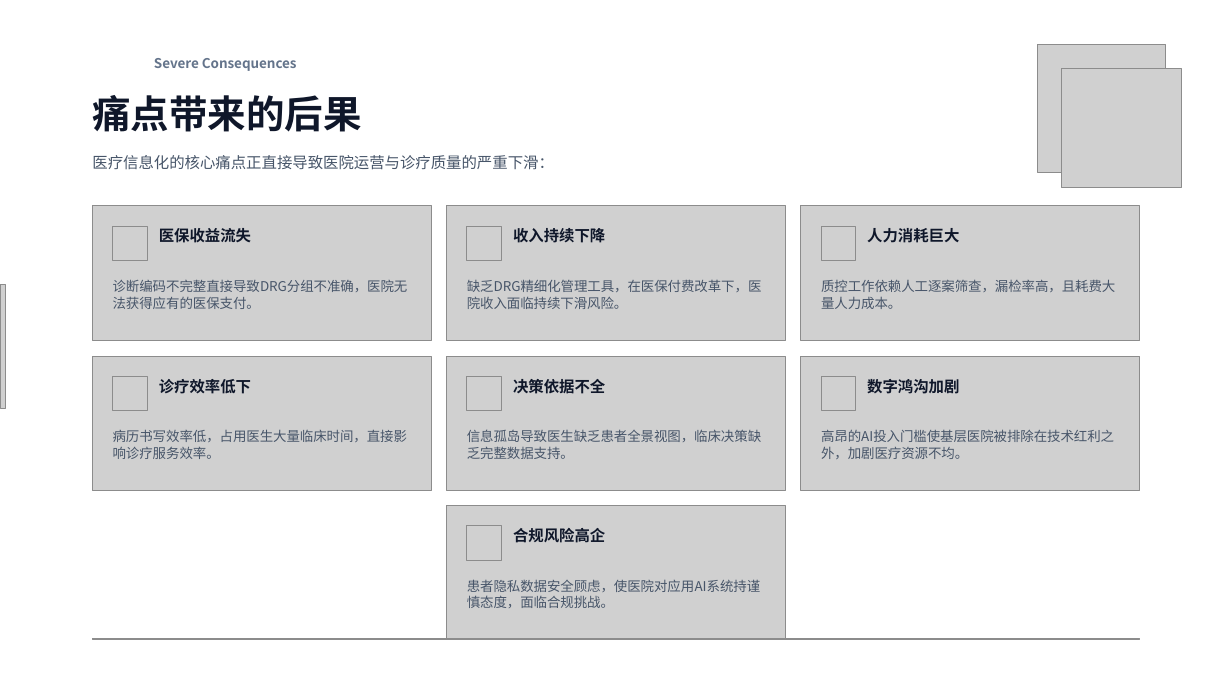
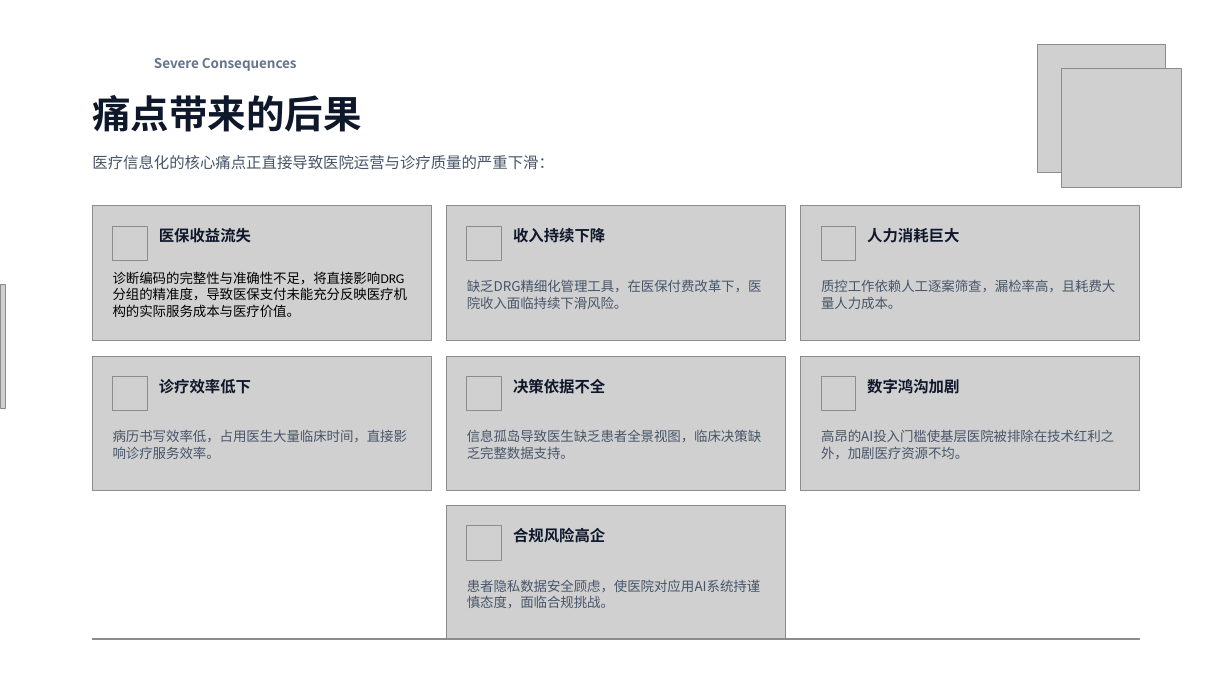
Before and after one commit to liuzh2008/med_ai_assistant_workspace, a slide deck: slide 12 of 项目相关/宣发/医疗AI助手系统介绍 20260416.pptx. Drawn at 1232x693 pixels with LibreOffice and Linux fonts; fonts in the diff are those of the drawing; grey boxes stand for pictures; background and template pictures are left out. Boxes give left, top, right and bottom in pixels: in the first picture for what was removed or moved away, otherwise in the second. Text is boxed around its words. In the diff, an @@ line names an element or a change of style, - is before the commit and + after.

```diff
--- a/项目相关/宣发/医疗AI助手系统介绍 20260416.pptx
+++ b/项目相关/宣发/医疗AI助手系统介绍 20260416.pptx
@@ text at [113, 271, 407, 317]: text changed; font Noto Sans CJK SC to Calibri; text colour #475569 to #000000 @@
-诊断编码不完整直接导致DRG分组不准确，医院无法获得应有的医保支付。
+诊断编码的完整性与准确性不足，将直接影响DRG分组的精准度，导致医保支付未能充分反映医疗机构的实际服务成本与医疗价值。
```
Also in this commit, not shown: 4 other files.
